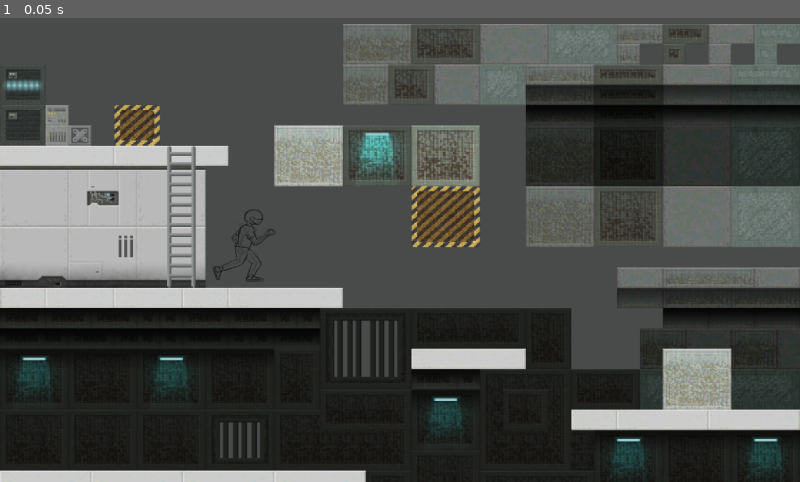
Above: before the commit, frame 1.
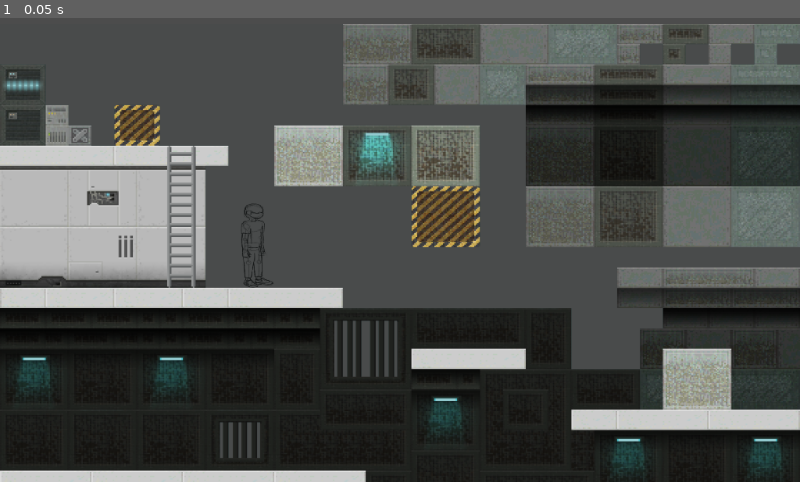
Above: after the commit, the same moment.

Repository: TheDarkBoy26/Pi
Game: Godot game, scene res://Node2D.tscn
Same seed, same stepped clock (60 frames per second), same inputs: the game is played once before the commit and once after it.
Inputs:
- Up to frame 1 (0.05 s): no input

The runs differ from the first frame. In frame 1, 0.1% of the frame differs, in the area x 26-35%, y 40-59%.

Commit message:
Add files via upload

Diff:
--- a/Godot/Node2D.tscn
+++ b/Godot/Node2D.tscn
@@ -1,33 +1,47 @@
-[gd_scene load_steps=5 format=2]
+[gd_scene load_steps=7 format=2]
 
+[ext_resource path="res://World/pose 2.png" type="Texture" id=1]
 [ext_resource path="res://World/scifi_platformTiles_32x32.png" type="Texture" id=2]
+[ext_resource path="res://Player.gd" type="Script" id=3]
 [ext_resource path="res://World/pose 3.png" type="Texture" id=4]
 
 [sub_resource type="SpriteFrames" id=1]
 animations = [ {
+"frames": [  ],
+"loop": true,
+"name": "Preparado",
+"speed": 5.0
+}, {
 "frames": [ ExtResource( 4 ) ],
 "loop": true,
 "name": "Correr",
 "speed": 5.0
+}, {
+"frames": [ ExtResource( 1 ) ],
+"loop": true,
+"name": "Parado",
+"speed": 5.0
 } ]
 
 [sub_resource type="CapsuleShape2D" id=2]
-radius = 64.0
+radius = 56.0
 
 [node name="Node2D" type="Node2D"]
 position = Vector2( 0, 1 )
 
 [node name="Player" type="Area2D" parent="."]
-position = Vector2( -64, 207 )
+position = Vector2( -96, 191 )
+script = ExtResource( 3 )
 
 [node name="AnimatedSprite" type="AnimatedSprite" parent="Player"]
-position = Vector2( 376, 88 )
+position = Vector2( 424, 104 )
 scale = Vector2( 0.302288, 0.238298 )
 frames = SubResource( 1 )
-animation = "Correr"
+animation = "Parado"
+playing = true
 
 [node name="CollisionShape2D" type="CollisionShape2D" parent="Player"]
-position = Vector2( 384, 72 )
+position = Vector2( 424, 104 )
 shape = SubResource( 2 )
 
 [node name="Sprite" type="Sprite" parent="."]
--- /dev/null
+++ b/Godot/Player.gd
@@ -0,0 +1,16 @@
+extends Area2D
+
+
+# Declare member variables here. Examples:
+# var a = 2
+# var b = "text"
+
+
+# Called when the node enters the scene tree for the first time.
+func _ready():
+	pass # Replace with function body.
+
+
+# Called every frame. 'delta' is the elapsed time since the previous frame.
+#func _process(delta):
+#	pass
